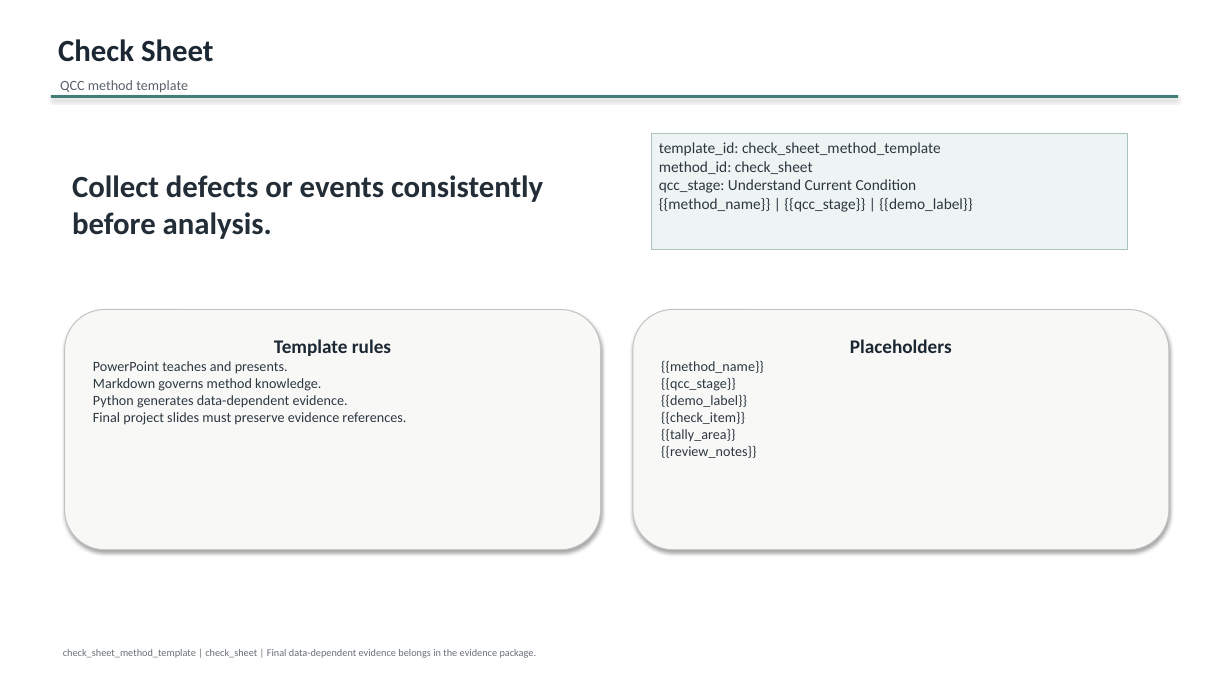
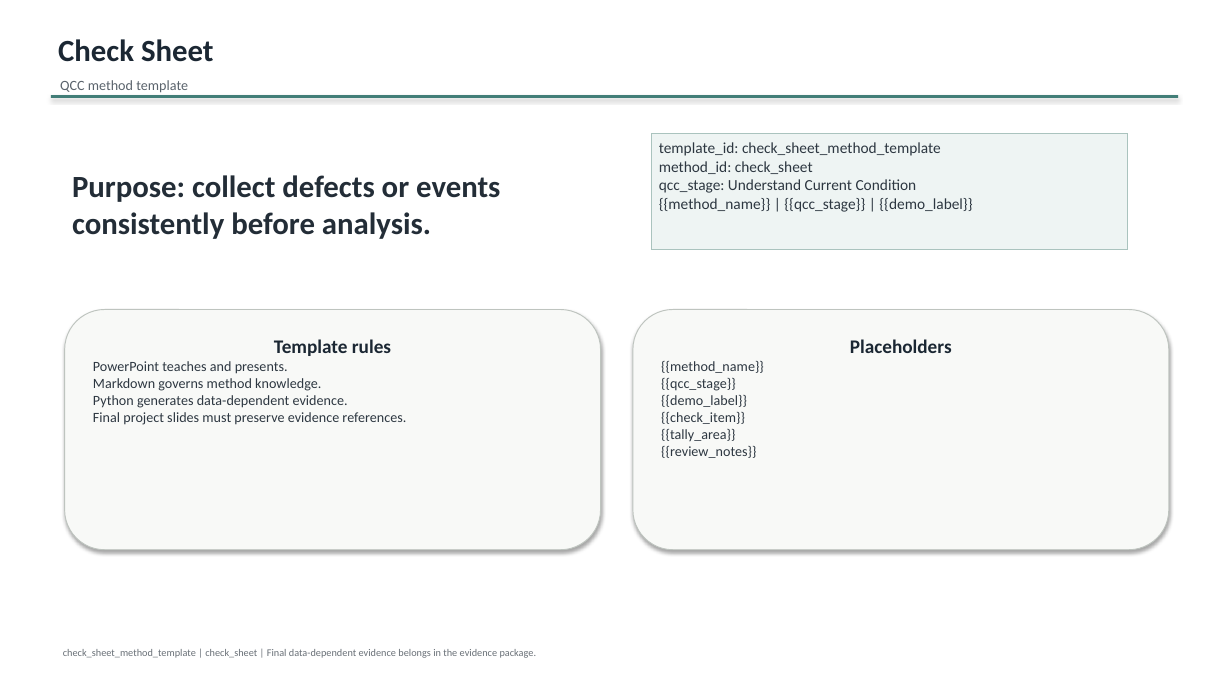
Before and after one commit to xiongxianfei/qcc-toolkit, a slide deck: slide 1 of templates/ppt/methods/check-sheet-template.pptx. Drawn at 1232x693 pixels with LibreOffice and Linux fonts; fonts in the diff are those of the drawing. Boxes give left, top, right and bottom in pixels: in the first picture for what was removed or moved away, otherwise in the second. Text is boxed around its words. In the diff, an @@ line names an element or a change of style, - is before the commit and + after.

```diff
--- a/templates/ppt/methods/check-sheet-template.pptx
+++ b/templates/ppt/methods/check-sheet-template.pptx
@@ text at [72,175,500,239]: text changed @@
-Collect defects or events consistently before analysis.
+Purpose: collect defects or events consistently before analysis.
```
Also in this commit, not shown: 1 other slide changed, 6 slides added, 19 other files.
